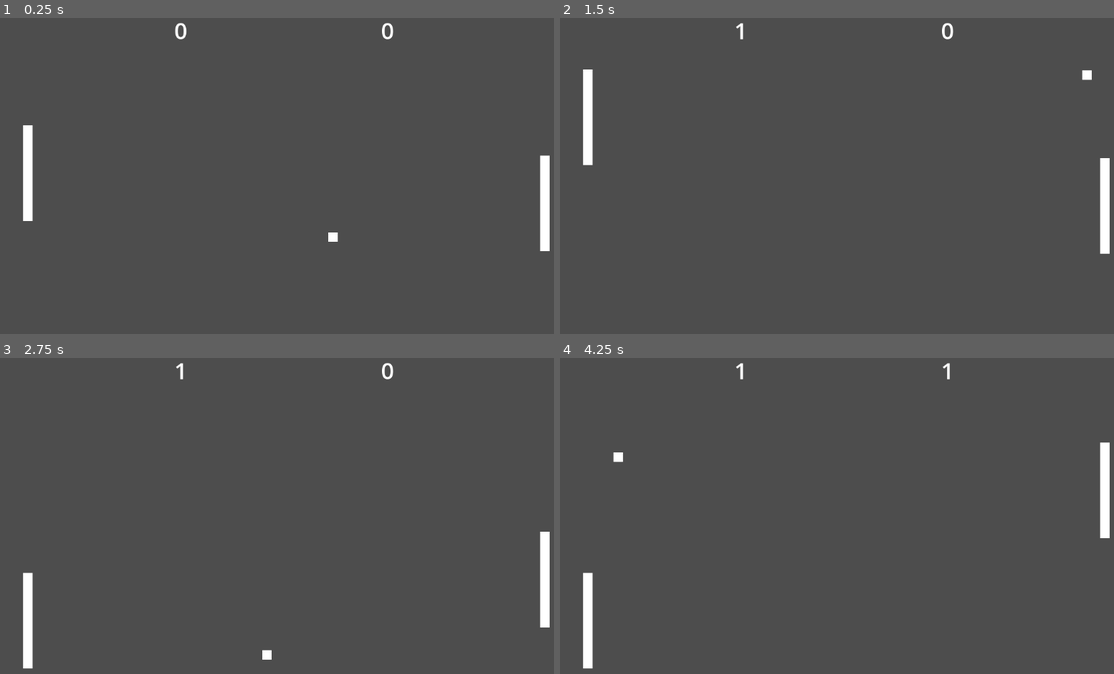
Above: before the commit, frames 1-4 (two rows, left to right).
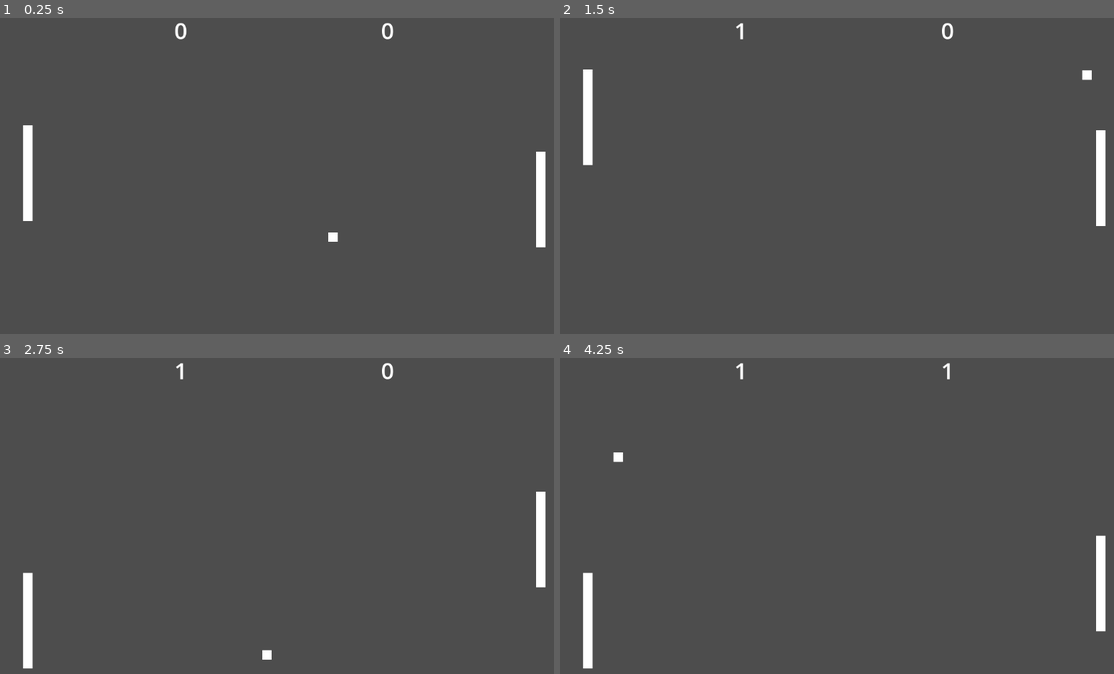
Above: after the commit, the same moments.

Repository: davidbragg/pong
Game: Godot game, scene res://scenes/main.tscn
Same seed, same stepped clock (60 frames per second), same inputs: the game is played once before the commit and once after it.
Inputs:
- Up to frame 1 (0.25 s): no input
- Up to frame 2 (1.5 s): hold Up 0.53-1.28 s; hold Down from 1.28 s (still down)
- Up to frame 3 (2.75 s): release Down at 2.03 s; hold Up from 2.03 s (still down)
- Up to frame 4 (4.25 s): release Up at 3.53 s; hold Down from 3.53 s (still down)

The runs differ from the first frame. In frame 1, 0.5% of the frame differs, in the area x 96-100%, y 42-74%; in frame 2, 0.6%; in frame 3, 0.7%; in frame 4, 1.0%, in the area x 96-100%, y 26-87%.

Commit message:
removed unused script and cleaned up cpu logic

Diff:
--- a/scenes/main.tscn
+++ b/scenes/main.tscn
@@ -68,14 +68,15 @@
 shape = SubResource("RectangleShape2D_7cbk5")
 
 [node name="CPU" type="CharacterBody2D" parent="."]
-position = Vector2(1088, 224)
+position = Vector2(1088, 320)
 script = ExtResource("5_twbq6")
 metadata/_edit_group_ = true
 
 [node name="ColorRect" type="ColorRect" parent="CPU"]
-offset_right = 19.0
-offset_bottom = 193.0
+offset_left = -8.0
+offset_top = -96.0
+offset_right = 11.0
+offset_bottom = 97.0
 
 [node name="CollisionShape2D" type="CollisionShape2D" parent="CPU"]
-position = Vector2(10.5, 97)
 shape = SubResource("RectangleShape2D_7cbk5")
--- a/scripts/cpu.gd
+++ b/scripts/cpu.gd
@@ -5,10 +5,11 @@
 # naive CPU implementation that simply follows the ball y position
 # and attempts to move towards it
 func _process(delta):
-	if global_position.y < %Ball.global_position.y:
-		velocity.y = lerp(velocity.y, speed_max, 0.75)
-	elif global_position.y > %Ball.global_position.y:
-		velocity.y = lerp(velocity.y, -speed_max, 0.75)
+	if %Ball.global_position.x > 400:
+		if global_position.y < %Ball.global_position.y:
+			velocity.y = lerp(velocity.y, speed_max, 0.75)
+		if global_position.y > %Ball.global_position.y:
+			velocity.y = lerp(velocity.y, -speed_max, 0.75)
 	else:
 		velocity.y = lerp(velocity.y, 0.0, 0.3)
 
--- a/scripts/paddle.gd
+++ /dev/null
@@ -1,10 +0,0 @@
-extends RigidBody2D
-
-
-# Called when the node enters the scene tree for the first time.
-func _ready():
-	freeze = true
-
-# Called every frame. 'delta' is the elapsed time since the previous frame.
-func _process(_delta):
-	pass
